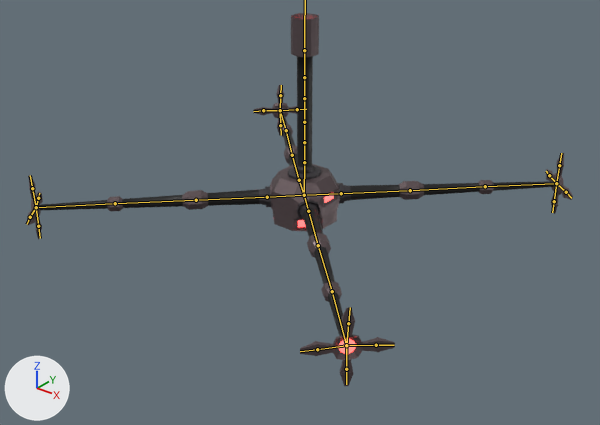
What one commit did to the Blender file wip_models/crabbo/crabbo.blend.
Both versions are drawn from a 50 mm camera at (7.58, -9.59, 7.85) aimed at (0.09, -0.23, 2.05). The lights are fixed; the arrows at lower left show +X, +Y and +Z. The bones that bend it are drawn over the model as lines.

Objects in the first picture: 'Body'.
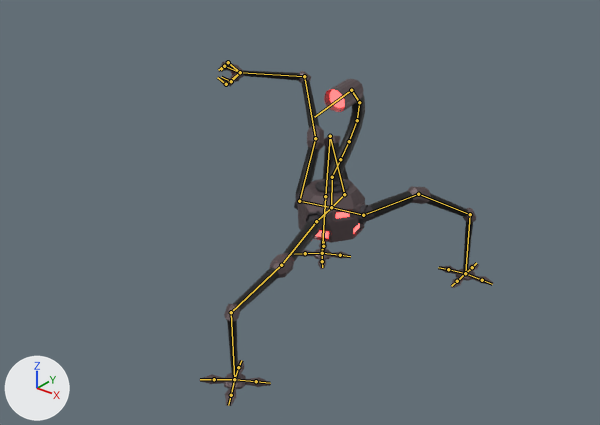
Commit message: punch anim

The newer file adds an action. The first version stands in its rest pose; the second is drawn at frame 12 of the action 'punch'.

The change in detail:
Bone 'Center' (bone_center) moves from (0.0, 0.0, 0.0) to (0.0, -0.51, -0.75).
Bone 'Center' (bone_center) turns from (0, 0, 0) to (0, -32, 0) degrees about its own x, y and z.
Bone 'Neck0' (bone_neck0) turns from (0, 0, 0) to (-45, 34, -2) degrees about its own x, y and z.
Bone 'Neck1' (bone_neck1) turns from (0, 0, 0) to (2, 4, 1) degrees about its own x, y and z.
Bone 'Neck2' (bone_neck2) turns from (0, 0, 0) to (8, 2, 0) degrees about its own x, y and z.
Bone 'Neck3' (bone_neck3) turns from (0, 0, 0) to (34, -1, -2) degrees about its own x, y and z.
Bone 'Neck4' (bone_neck4) turns from (0, 0, 0) to (45, -1, 3) degrees about its own x, y and z.
Bone 'Head' (bone_head) turns from (0, 0, 0) to (55, 1, 5) degrees about its own x, y and z.
Bone 'ForwardLegConnector.r' (bone_forwardlegconnector_r) moves from (0.0, 0.0, 0.0) to (-0.53, -0.54, -0.51).
Bone 'ForwardLegConnector.r' (bone_forwardlegconnector_r) turns from (0, 0, 0) to (0, 0, -32) degrees about its own x, y and z.
Bone 'ForwardLeg0.r' (bone_forwardleg0_r) turns from (0, 0, 0) to (-15, 5, -6) degrees about its own x, y and z.
Bone 'ForwardLeg1.r' (bone_forwardleg1_r) turns from (0, 0, 0) to (6, -4, -5) degrees about its own x, y and z.
Bone 'ForwardLeg2.r' (bone_forwardleg2_r) turns from (0, 0, 0) to (-85, 7, -60) degrees about its own x, y and z.
Bone 'BackLegConnector.r' (bone_backlegconnector_r) moves from (0.0, 0.0, 0.0) to (-0.55, 0.51, -0.51).
Bone 'BackLegConnector.r' (bone_backlegconnector_r) turns from (0, 0, 0) to (0, 0, -32) degrees about its own x, y and z.
Bone 'BackLeg0.r' (bone_backleg0_r) turns from (0, 0, 0) to (7, 9, 57) degrees about its own x, y and z.
Bone 'BackLeg1.r' (bone_backleg1_r) turns from (0, 0, 0) to (-39, -29, 8) degrees about its own x, y and z.
Bone 'BackLeg2.r' (bone_backleg2_r) turns from (0, 0, 0) to (-54, 6, 27) degrees about its own x, y and z.
Bone 'ForwardLegConnector.l' (bone_forwardlegconnector_l) moves from (0.0, 0.0, 0.0) to (0.53, -0.54, -0.51).
Bone 'ForwardLegConnector.l' (bone_forwardlegconnector_l) turns from (0, 0, 0) to (0, 0, -32) degrees about its own x, y and z.
Bone 'ForwardLeg0.l' (bone_forwardleg0_l) turns from (0, 0, 0) to (91, 34, 2) degrees about its own x, y and z.
Bone 'ForwardLeg1.l' (bone_forwardleg1_l) turns from (0, 0, 0) to (-28, -5, -6) degrees about its own x, y and z.
Bone 'ForwardLeg2.l' (bone_forwardleg2_l) turns from (0, 0, 0) to (-49, 16, 72) degrees about its own x, y and z.
Bone 'Grip0-0.l' (bone_grip0_0_l) turns from (0, 0, 0) to (-52, 3, -1) degrees about its own x, y and z.
Bone 'Grip0-1.l' (bone_grip0_1_l) turns from (0, 0, 0) to (-85, -7, -16) degrees about its own x, y and z.
Bone 'Grip1-0.l' (bone_grip1_0_l) turns from (0, 0, 0) to (-8, -4, 37) degrees about its own x, y and z.
Bone 'Grip1-1.l' (bone_grip1_1_l) turns from (0, 0, 0) to (10, 24, 113) degrees about its own x, y and z.
Bone 'Grip2-0.l' (bone_grip2_0_l) turns from (0, 0, 0) to (37, 5, 1) degrees about its own x, y and z.
Bone 'Grip2-1.l' (bone_grip2_1_l) turns from (0, 0, 0) to (84, -2, 22) degrees about its own x, y and z.
Bone 'Grip3-0.l' (bone_grip3_0_l) turns from (0, 0, 0) to (-4, -7, -35) degrees about its own x, y and z.
Bone 'Grip3-1.l' (bone_grip3_1_l) turns from (0, 0, 0) to (-15, -10, -97) degrees about its own x, y and z.
Bone 'BackLegConnector.l' (bone_backlegconnector_l) moves from (0.0, 0.0, 0.0) to (0.55, 0.51, -0.51).
Bone 'BackLegConnector.l' (bone_backlegconnector_l) turns from (0, 0, 0) to (0, 0, -32) degrees about its own x, y and z.
Bone 'BackLeg0.l' (bone_backleg0_l) turns from (0, 0, 0) to (45, 1, 45) degrees about its own x, y and z.
Bone 'BackLeg1.l' (bone_backleg1_l) turns from (0, 0, 0) to (-127, -11, -12) degrees about its own x, y and z.
Bone 'BackLeg2.l' (bone_backleg2_l) turns from (0, 0, 0) to (-6, 5, -2) degrees about its own x, y and z.

Boxes (x1, y1, x2, y2) around the edits, measured in the pictures (600 x 425 px):
'Body', posed (46% narrower, 8% shorter)
    before: (27, 13, 573, 387)
    after: (199, 61, 494, 406)
bone 'Center', root to tip
    before: (304, 195) to (304, 162)
    after: (331, 207) to (332, 177)
bone 'Neck0', root to tip
    before: (304, 162) to (304, 142)
    after: (332, 177) to (340, 159)
bone 'Neck1', root to tip
    before: (304, 142) to (304, 122)
    after: (340, 159) to (349, 141)
bone 'Neck2', root to tip
    before: (304, 122) to (304, 98)
    after: (349, 141) to (357, 120)
bone 'Neck3', root to tip
    before: (304, 98) to (304, 77)
    after: (357, 120) to (359, 102)
bone 'Neck4', root to tip
    before: (304, 77) to (304, 50)
    after: (359, 102) to (351, 90)
bone 'ForwardLegConnector.r', root to tip
    before: (304, 195) to (308, 211)
    after: (331, 207) to (316, 221)
bone 'ForwardLeg0.r', root to tip
    before: (308, 211) to (318, 245)
    after: (316, 221) to (281, 265)
bone 'ForwardLeg1.r', root to tip
    before: (318, 245) to (332, 291)
    after: (281, 265) to (231, 312)
bone 'ForwardLeg2.r', root to tip
    before: (332, 291) to (346, 345)
    after: (231, 312) to (234, 379)
bone 'BackLegConnector.r', root to tip
    before: (304, 195) to (341, 193)
    after: (331, 207) to (363, 215)
bone 'BackLeg0.r', root to tip
    before: (341, 193) to (410, 190)
    after: (363, 215) to (418, 194)
bone 'BackLeg1.r', root to tip
    before: (410, 190) to (485, 186)
    after: (418, 194) to (470, 214)
bone 'BackLeg2.r', root to tip
    before: (485, 186) to (556, 183)
    after: (470, 214) to (465, 273)
bone 'ForwardLegConnector.l', root to tip
    before: (304, 195) to (267, 197)
    after: (331, 207) to (299, 201)
bone 'ForwardLeg0.l', root to tip
    before: (267, 197) to (196, 200)
    after: (299, 201) to (315, 138)
bone 'ForwardLeg1.l', root to tip
    before: (196, 200) to (115, 203)
    after: (315, 138) to (304, 76)
bone 'ForwardLeg2.l', root to tip
    before: (115, 203) to (36, 207)
    after: (304, 76) to (240, 72)
bone 'Grip0-0.l', root to tip
    before: (36, 207) to (32, 188)
    after: (240, 72) to (228, 62)
bone 'Grip0-1.l', root to tip
    before: (32, 188) to (30, 175)
    after: (228, 62) to (218, 70)
bone 'Grip1-0.l', root to tip
    before: (36, 207) to (38, 198)
    after: (240, 72) to (224, 66)
bone 'Grip1-1.l', root to tip
    before: (38, 198) to (39, 193)
    after: (224, 66) to (221, 70)
bone 'Grip2-0.l', root to tip
    before: (36, 207) to (38, 226)
    after: (240, 72) to (226, 84)
bone 'Grip2-1.l', root to tip
    before: (38, 226) to (40, 238)
    after: (226, 84) to (217, 77)
bone 'Grip3-0.l', root to tip
    before: (36, 207) to (30, 217)
    after: (240, 72) to (231, 81)
bone 'Grip3-1.l', root to tip
    before: (30, 217) to (27, 224)
    after: (231, 81) to (221, 77)
bone 'BackLegConnector.l', root to tip
    before: (304, 195) to (299, 180)
    after: (331, 207) to (344, 194)
bone 'BackLeg0.l', root to tip
    before: (299, 180) to (292, 155)
    after: (344, 194) to (330, 136)
bone 'BackLeg1.l', root to tip
    before: (292, 155) to (286, 130)
    after: (330, 136) to (325, 196)
bone 'BackLeg2.l', root to tip
    before: (286, 130) to (280, 110)
    after: (325, 196) to (322, 253)
